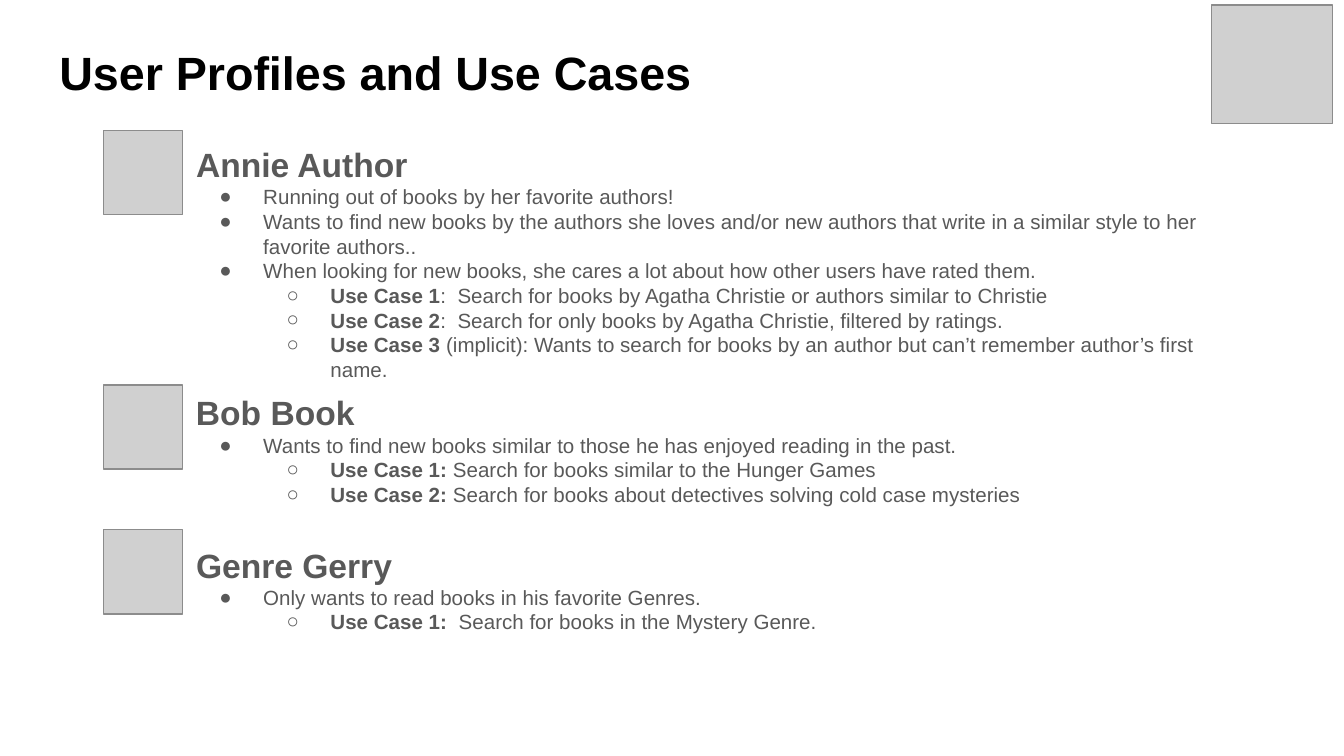
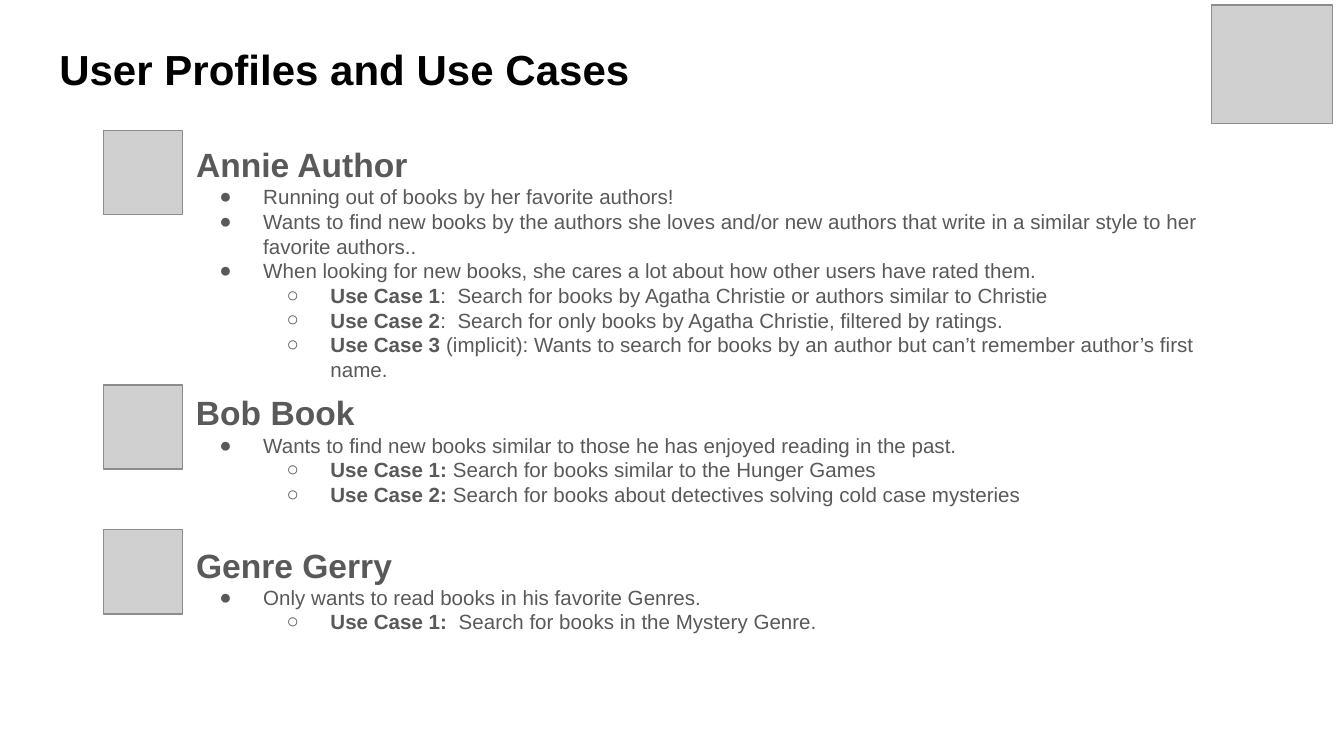
Before and after one commit to jacobp24/bookworm_rec, a slide deck: slide 3 of docs/Final_Pres_Bookworm.pptx. Drawn at 1344x756 pixels with LibreOffice and Linux fonts; fonts in the diff are those of the drawing; grey boxes stand for pictures. Boxes give left, top, right and bottom in pixels: in the first picture for what was removed or moved away, otherwise in the second. Text is boxed around its words. In the diff, an @@ line names an element or a change of style, - is before the commit and + after.

```diff
--- a/docs/Final_Pres_Bookworm.pptx
+++ b/docs/Final_Pres_Bookworm.pptx
@@ title "User Profiles and Use Cases" at box(59, 54, 629, 86): size 25 to 22.5 pt @@
```
Also in this commit, not shown: 3 other slides changed, 2 other files.
